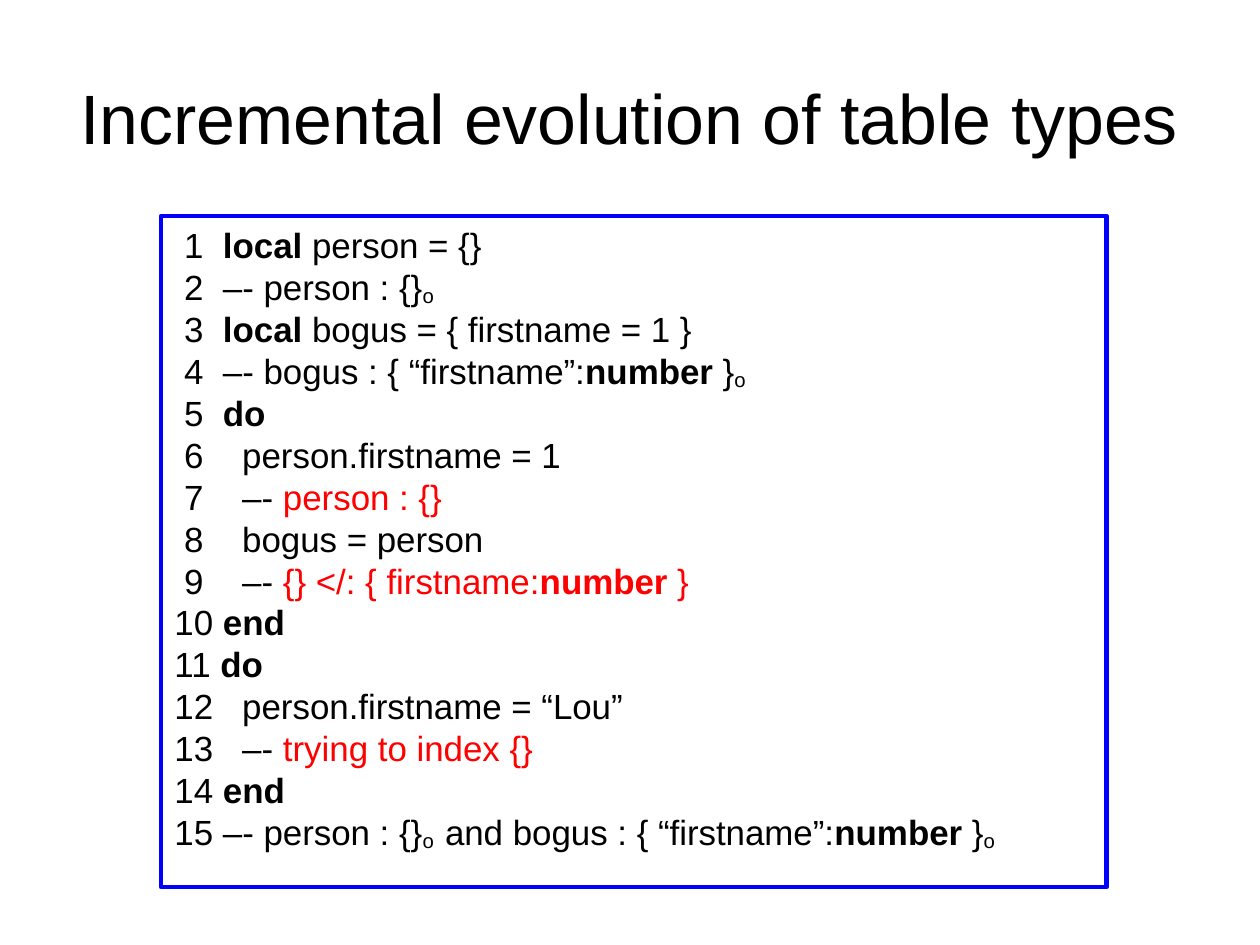
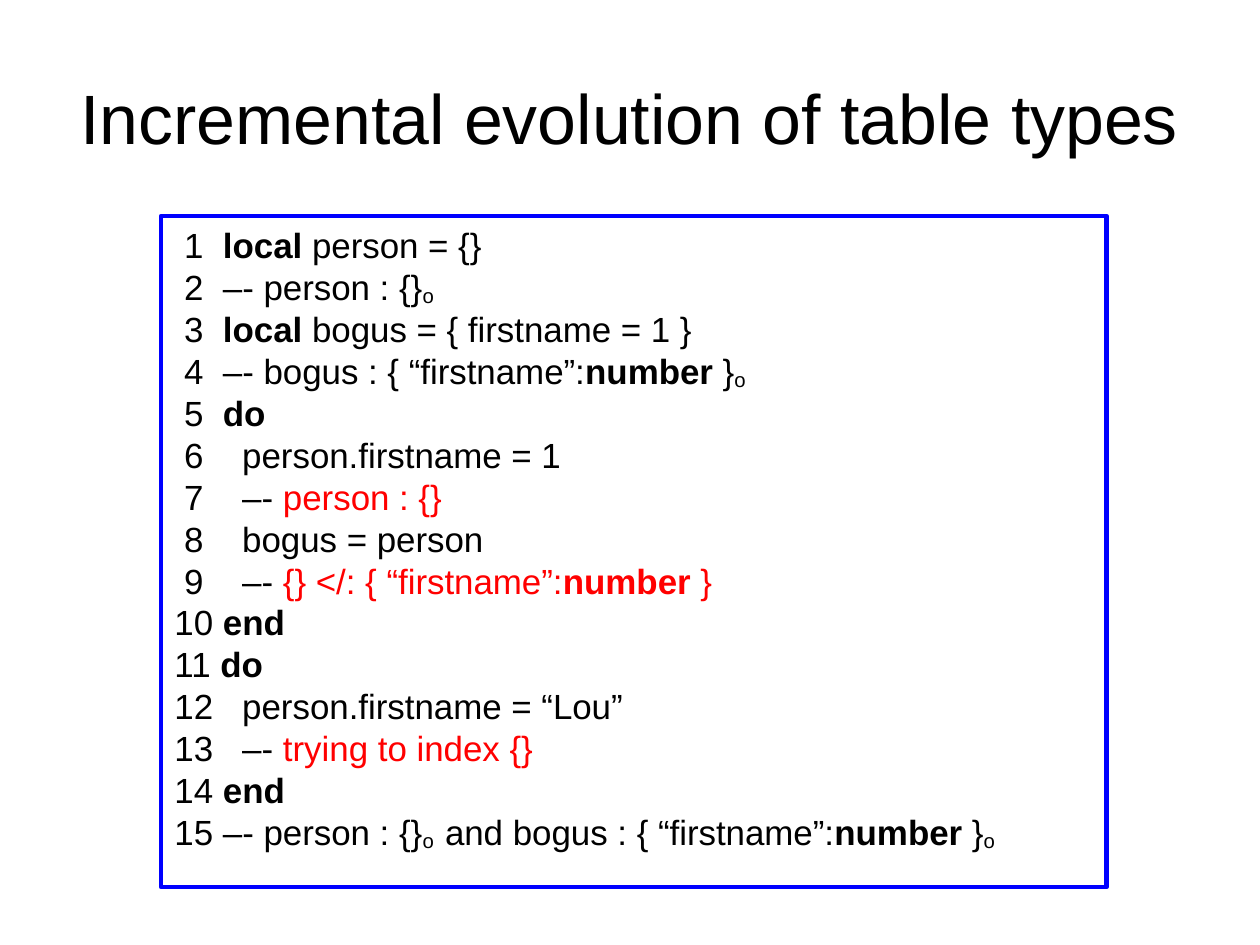
Before and after one commit to andremm/typedlua, a slide deck: slide 26 of doc/slides/dyla2014.odp. Drawn at 1260x945 pixels with LibreOffice and Linux fonts; fonts in the diff are those of the drawing. Boxes give left, top, right and bottom in pixels: in the first picture for what was removed or moved away, otherwise in the second. Text is boxed around its words. In the diff, an @@ line names an element or a change of style, - is before the commit and + after.

```diff
--- a/doc/slides/dyla2014.odp
+++ b/doc/slides/dyla2014.odp
@@ text in rectangle at (x1=184, y1=568, x2=691, y2=595): text changed @@
-9 –- {} </: { firstname:number }
+9 –- {} </: { “firstname”:number }
```
Also in this commit, not shown: 4 other slides changed.
